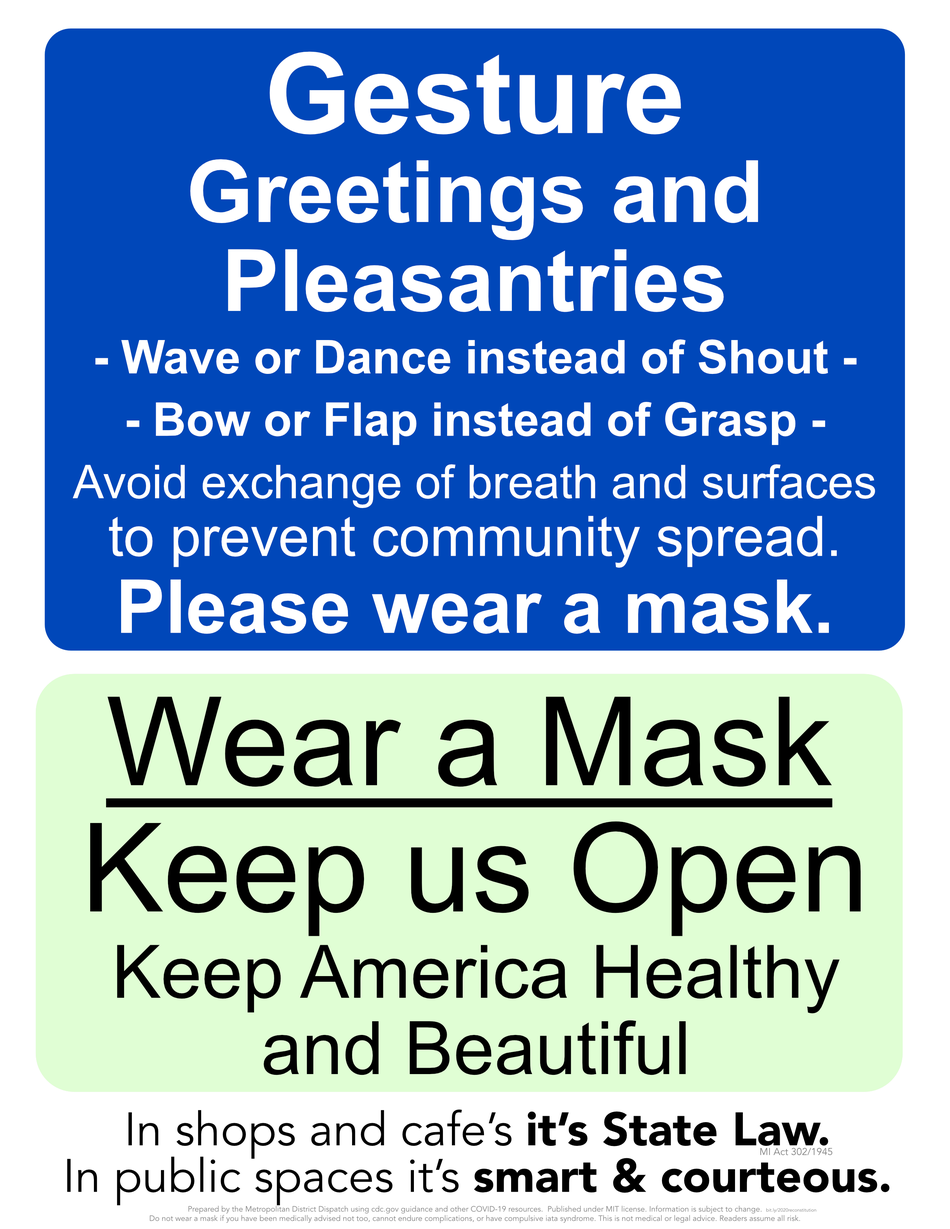
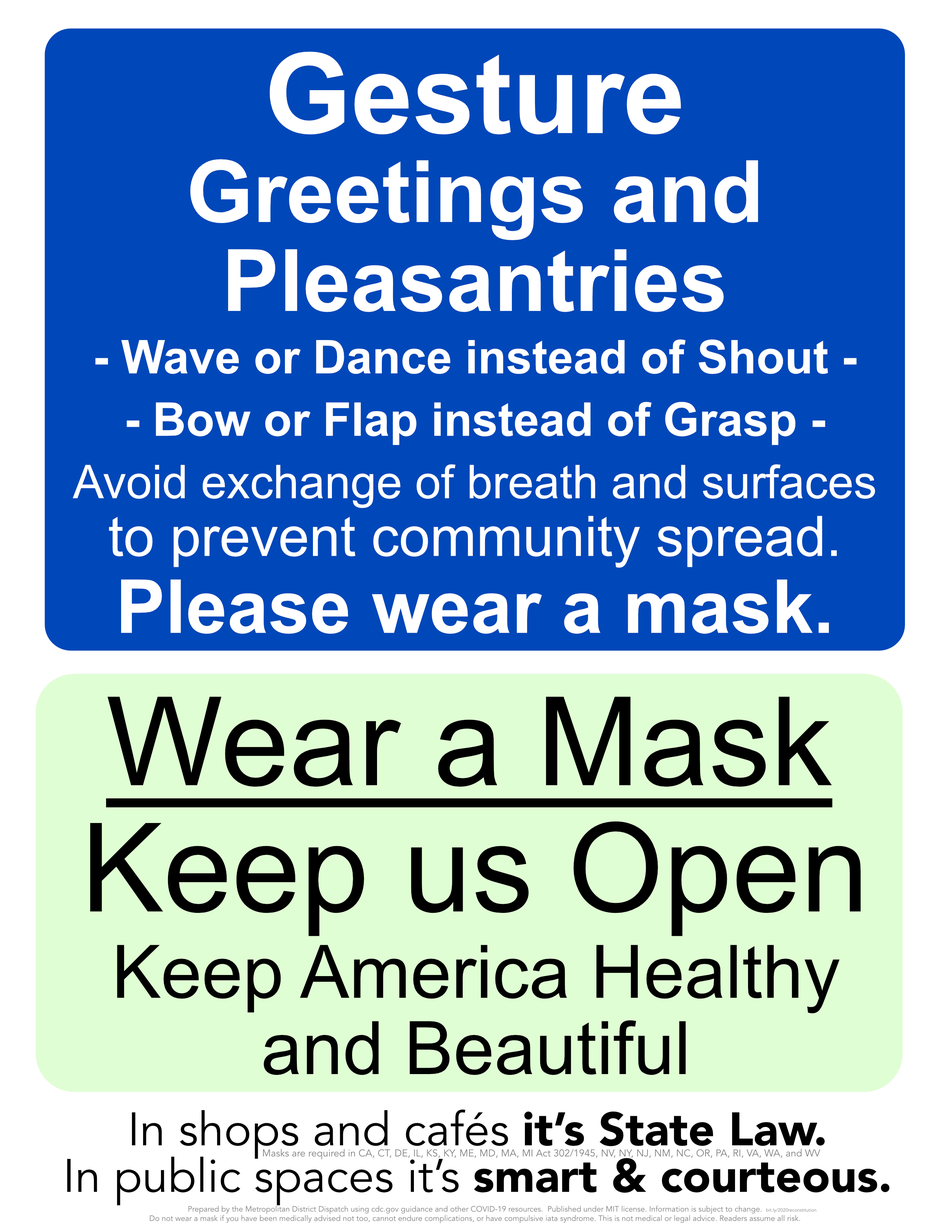
Layer changes from the first 950 x 1229 image to the second:
painted on (unnamed layer) (6th of 15, in (unnamed layer)) over bbox(262, 1148, 833, 1160)
painted on (unnamed layer) (7th of 15, in (unnamed layer)) over bbox(128, 1109, 829, 1160)
